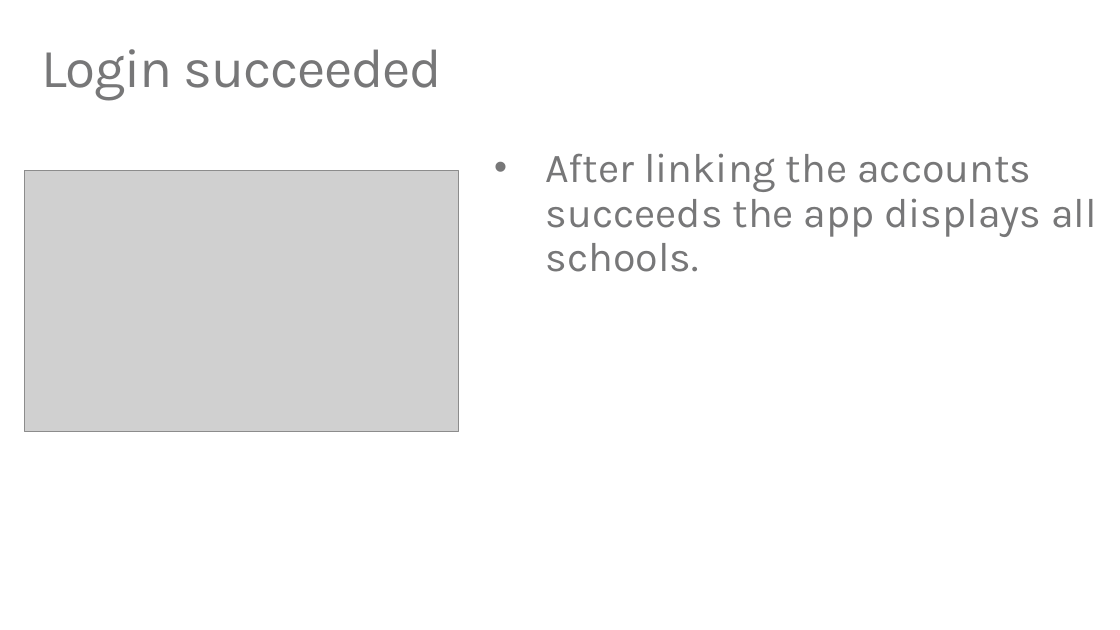
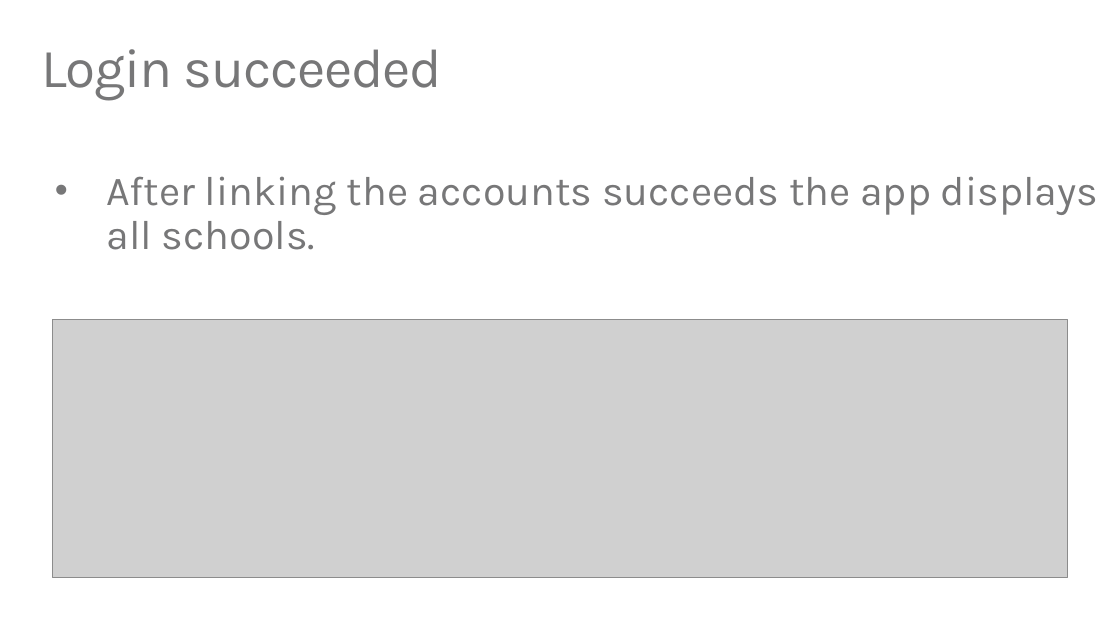
Before and after one commit to TylerLu/EDUGraphAPI-Angular, a slide deck: slide 19 of EDU GRAPH-API Demo Script.pptx. Drawn at 1120x630 pixels with LibreOffice and Linux fonts; fonts in the diff are those of the drawing; grey boxes stand for pictures. Boxes give left, top, right and bottom in pixels: in the first picture for what was removed or moved away, otherwise in the second. Text is boxed around its words. In the diff, an @@ line names an element or a change of style, - is before the commit and + after.

```diff
--- a/EDU GRAPH-API Demo Script.pptx
+++ b/EDU GRAPH-API Demo Script.pptx
@@ picture removed at (x1=25, y1=170, x2=459, y2=432) @@
@@ text "After linking the accounts succeeds ..." rewrapped from (x1=546, y1=153, x2=1097, y2=272) to (x1=106, y1=176, x2=1098, y2=250) @@
@@ picture added at (x1=53, y1=320, x2=1067, y2=578) @@
```
Also in this commit, not shown: 3 other slides changed, 29 other files.
